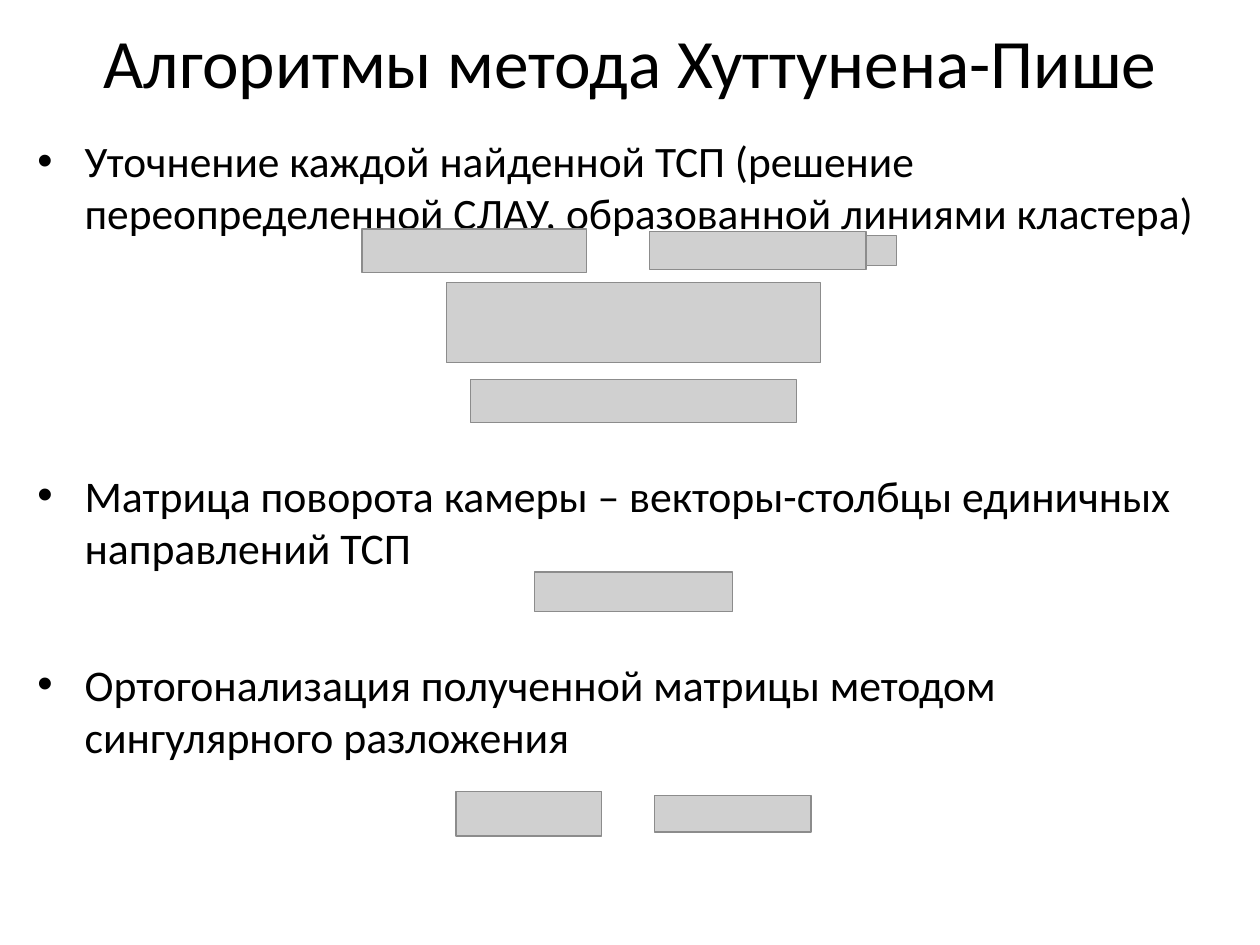
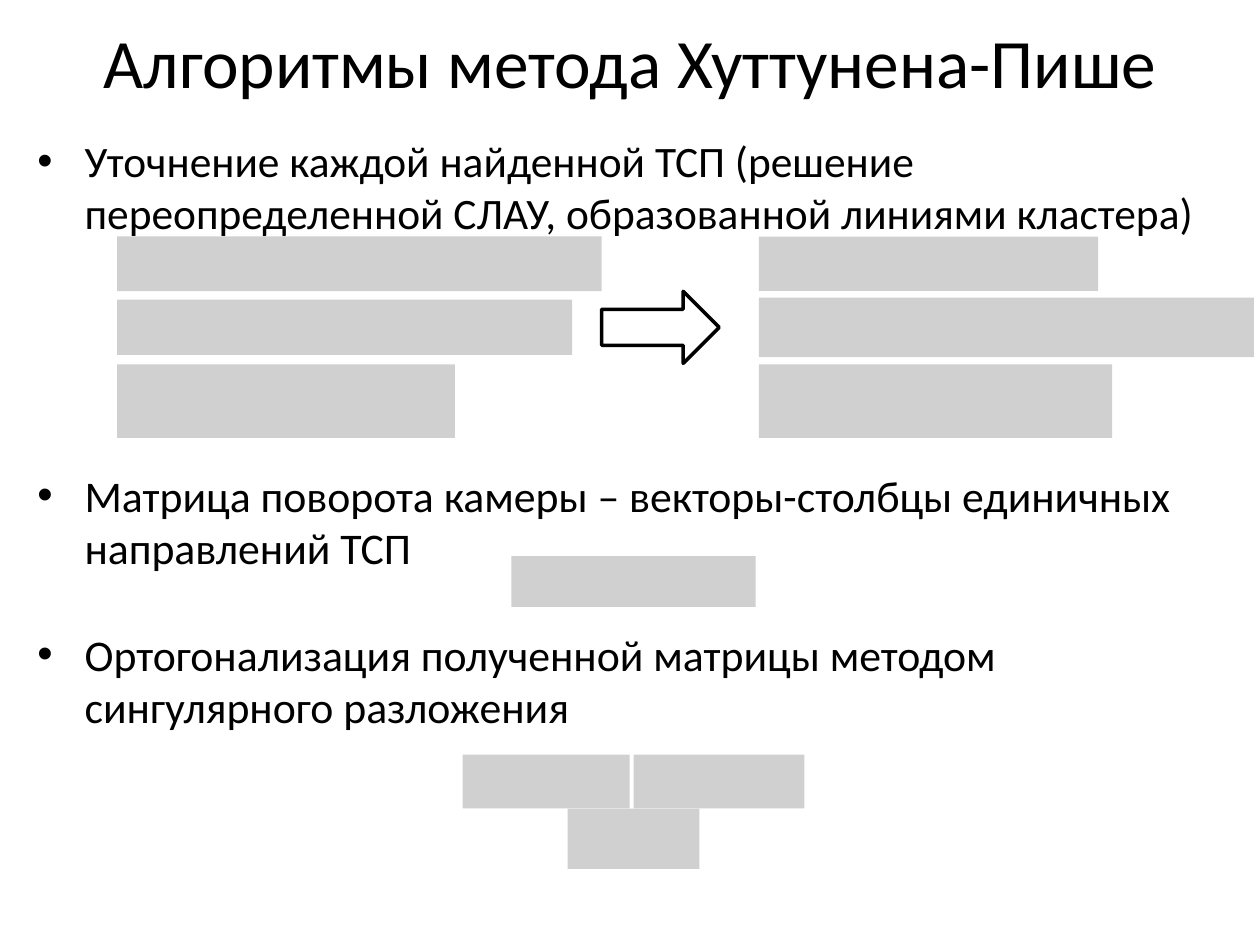
Before and after one commit to pkuderov/gyrocam, a slide deck: slide 9 of presentation.pptx (slide 6 before the commit). Drawn at 1260x945 pixels with LibreOffice and Linux fonts; fonts in the diff are those of the drawing; grey boxes stand for pictures; background and template pictures are left out. Boxes give left, top, right and bottom in pixels: in the first picture for what was removed or moved away, otherwise in the second. Text is boxed around its words. In the diff, an @@ line names an element or a change of style, - is before the commit and + after.

```diff
--- a/presentation.pptx
+++ b/presentation.pptx
@@ picture added at (117,237,602,292) @@
@@ picture removed at (362,229,586,272) @@
@@ picture removed at (650,232,867,270) @@
@@ picture added at (759,237,1097,291) @@
@@ picture removed at (866,236,896,266) @@
@@ picture removed at (446,282,820,363) @@
@@ right arrow added at (602,291,719,363), fill #FFFFFF, outline #000000 2 pt @@
@@ picture added at (759,297,1254,357) @@
@@ picture added at (117,300,572,355) @@
@@ picture added at (117,364,455,437) @@
@@ picture removed at (471,379,796,422) @@
@@ picture added at (759,364,1111,437) @@
@@ picture: place and size @@
-picture at (534,572,732,611)
+picture at (512,556,756,606)
@@ text "Ортогонализация полученной матрицы методом сингулярного ...": place and size @@
-text "Ортогонализация полученной матрицы методом сингулярного ..." at (85,671,996,760)
+text "Ортогонализация полученной матрицы методом сингулярного ..." at (85,641,996,730)
@@ picture added at (462,755,630,809) @@
@@ picture added at (634,755,805,809) @@
@@ picture removed at (456,791,602,835) @@
@@ picture added at (568,809,701,869) @@
@@ picture removed at (655,795,811,832) @@
```
Also in this commit, not shown: 4 other slides changed, 3 slides added, 26 other files.
